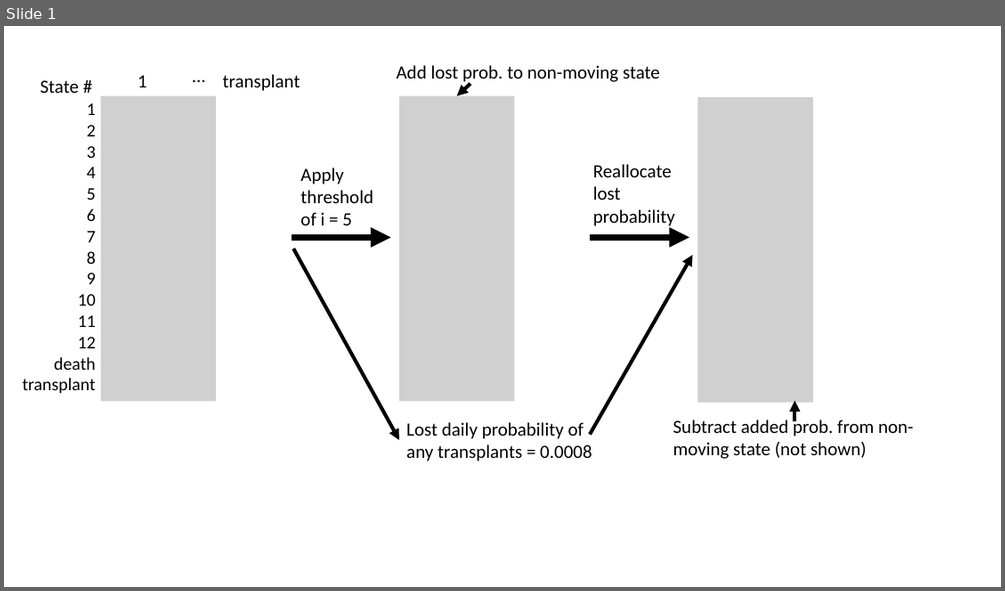
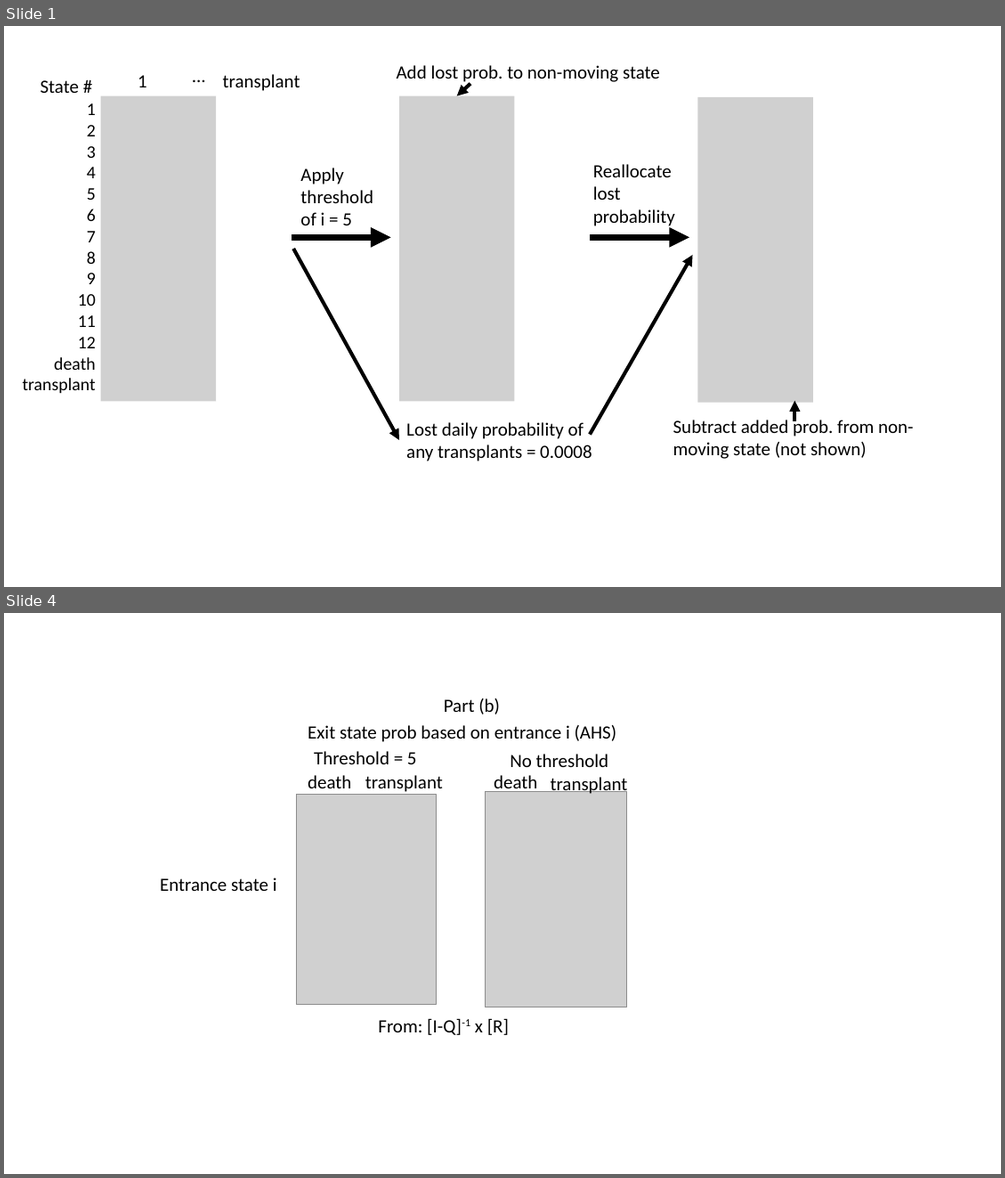
Before and after one commit to owenneuber/MSCI431_code, a slide deck: project_graphics.pptx. Shown one above the other, each under a label of ours: slide 1 before the commit, slides 1 and 4 after it; the slides between them are not shown. The pictures are 1005x591 and 1005x1178 pixels, drawn with LibreOffice and Linux fonts; fonts in the diff are those of the drawing; grey boxes stand for pictures. Boxes give left, top, right and bottom in pixels: in the first picture for what was removed or moved away, otherwise in the second. Text is boxed around its words. In the diff, an @@ line names an element or a change of style, - is before the commit and + after.

```diff
--- a/project_graphics.pptx
+++ b/project_graphics.pptx
@@ slide 4 added at <box>4,613,1001,1174</box>, background #FFFFFF @@
@@ text added at <box>444,698,500,714</box>, 18 pt, text #000000 @@
+Part (b)
@@ text added at <box>307,725,617,742</box>, 18 pt, text #000000 @@
+Exit state prob based on entrance i (AHS)
@@ text added at <box>314,751,417,764</box>, 18 pt, text #000000 @@
+Threshold = 5
@@ text added at <box>510,754,609,767</box>, 18 pt, text #000000 @@
+No threshold
@@ picture added at <box>297,794,437,1004</box> @@
@@ text added at <box>307,775,351,795</box>, 18 pt, text #000000 @@
+death
@@ text added at <box>365,775,443,795</box>, 18 pt, text #000000 @@
+transplant
@@ picture added at <box>485,792,627,1007</box> @@
@@ text added at <box>494,775,537,795</box>, 18 pt, text #000000 @@
+death
@@ text added at <box>550,777,628,796</box>, 18 pt, text #000000 @@
+transplant
@@ text added at <box>160,877,277,891</box>, 18 pt, text #000000 @@
+Entrance state i
@@ text added at <box>378,1018,509,1035</box>, 18 pt, text #000000 @@
+From: [I-Q]-1 x [R]
```
Also in this commit, not shown: 2 other slides added, 1 other file.
